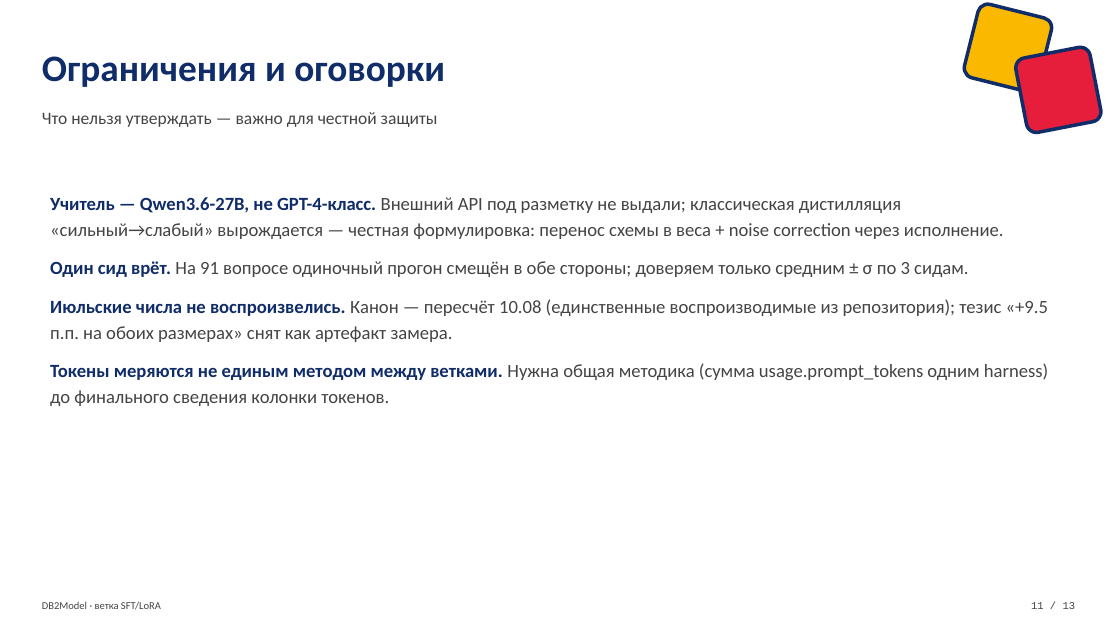
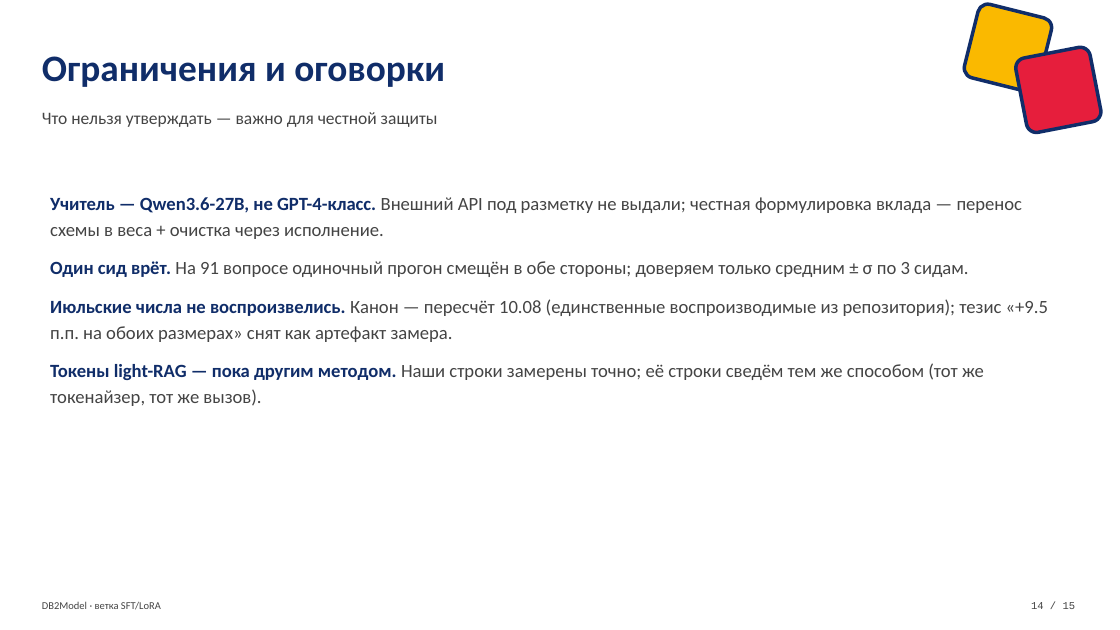
Before and after one commit to VladimirPozdeev06/db2model_lora, a slide deck: slide 14 of db2model/DB2Model_SFT_LoRA_defense.pptx (slide 12 before the commit). Drawn at 1120x630 pixels with LibreOffice and Linux fonts; fonts in the diff are those of the drawing. Boxes give left, top, right and bottom in pixels: in the first picture for what was removed or moved away, otherwise in the second. Text is boxed around its words. In the diff, an @@ line names an element or a change of style, - is before the commit and + after.

Commit message:
слайды: понятный язык, метрики и подсчёт токенов объяснены, ROUTE/multitask вынесен отдельно

```diff
--- a/db2model/DB2Model_SFT_LoRA_defense.pptx
+++ b/db2model/DB2Model_SFT_LoRA_defense.pptx
@@ text at (50,197,1023,239): text changed @@
-Учитель — Qwen3.6-27B, не GPT-4-класс. Внешний API под разметку не выдали; классическая дистилляция «сильный→слабый» вырождается — честная формулировка: перенос схемы в веса + noise correction через исполнение.
+Учитель — Qwen3.6-27B, не GPT-4-класс. Внешний API под разметку не выдали; честная формулировка вклада — перенос схемы в веса + очистка через исполнение.
@@ text at (50,363,984,406): text changed @@
-Токены меряются не единым методом между ветками. Нужна общая методика (сумма usage.prompt_tokens одним harness) до финального сведения колонки токенов.
+Токены light-RAG — пока другим методом. Наши строки замерены точно; её строки сведём тем же способом (тот же токенайзер, тот же вызов).
@@ text at (1031,602,1076,609): text changed @@
-11 / 13
+14 / 15
```
Also in this commit, not shown: 9 other slides changed, 4 slides added, 2 slides removed.
